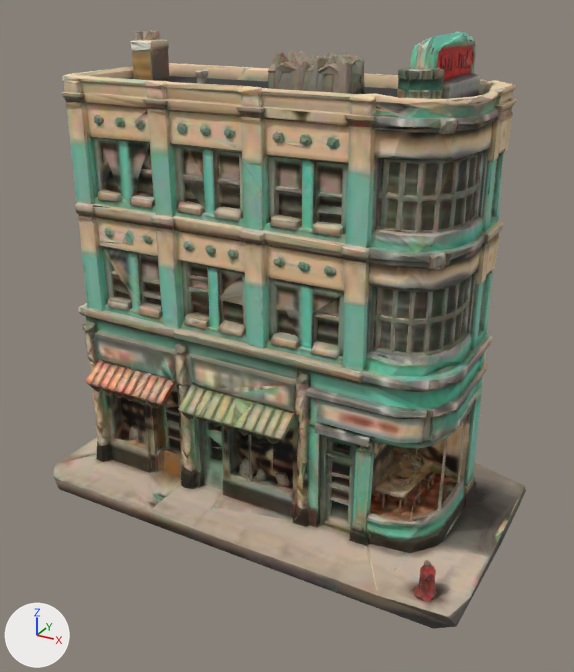
Two versions of the glTF model public/models/town_shops_modern.glb, one commit apart.
Both versions are drawn from a camera (50 mm lens) standing at (0.759, -1.383, 1.075) and looking at (0.019, -0.039, 0.403). The axes (+X, +Y, +Z) are drawn at lower left. The lights are the same throughout. The older version comes first. Where no turn or scale is listed for an object, it has been applied to the vertices.
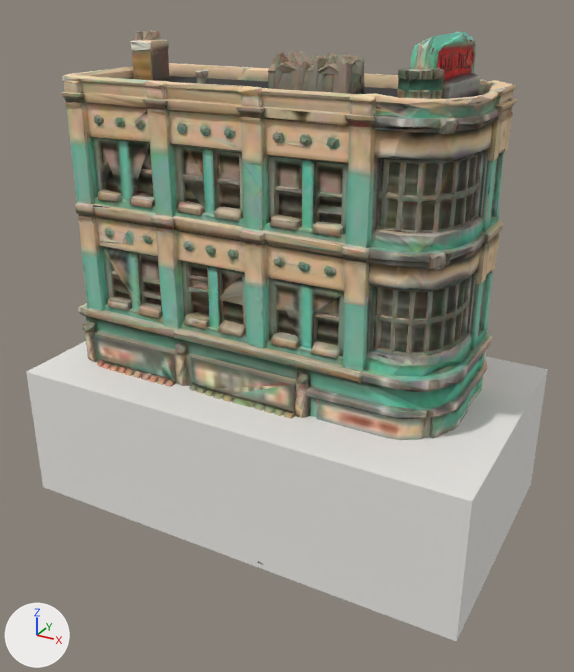
Boxes (x1, y1, x2, y2) around the edits, measured in the pictures (574 x 672 px):
'plinth', added: after (26, 341, 548, 642)

The change in detail:
Material 'plinth_mat' (mat_plinth_mat) is new.
Its base color is (0.84, 0.82, 0.79) (white #eceae6).
Its roughness is 0.9.
Mesh me_plinth_mesh is new.
It is a box spanning x -0.5..0.5, y -0.282..0.282, z -0.151..0.151.
It uses material mat_plinth_mat (white #eceae6).
Object 'plinth' (ob_plinth) is new; it shows me_plinth_mesh.
Its location is (0.0, 0.0, 0.151).
